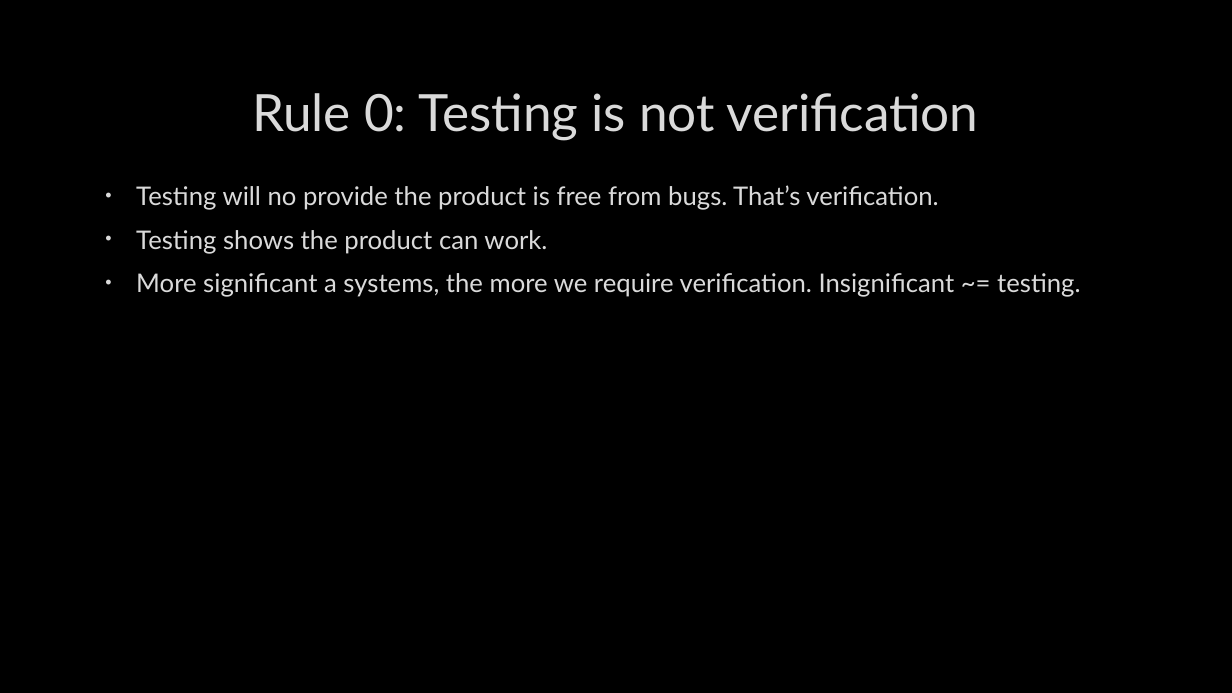
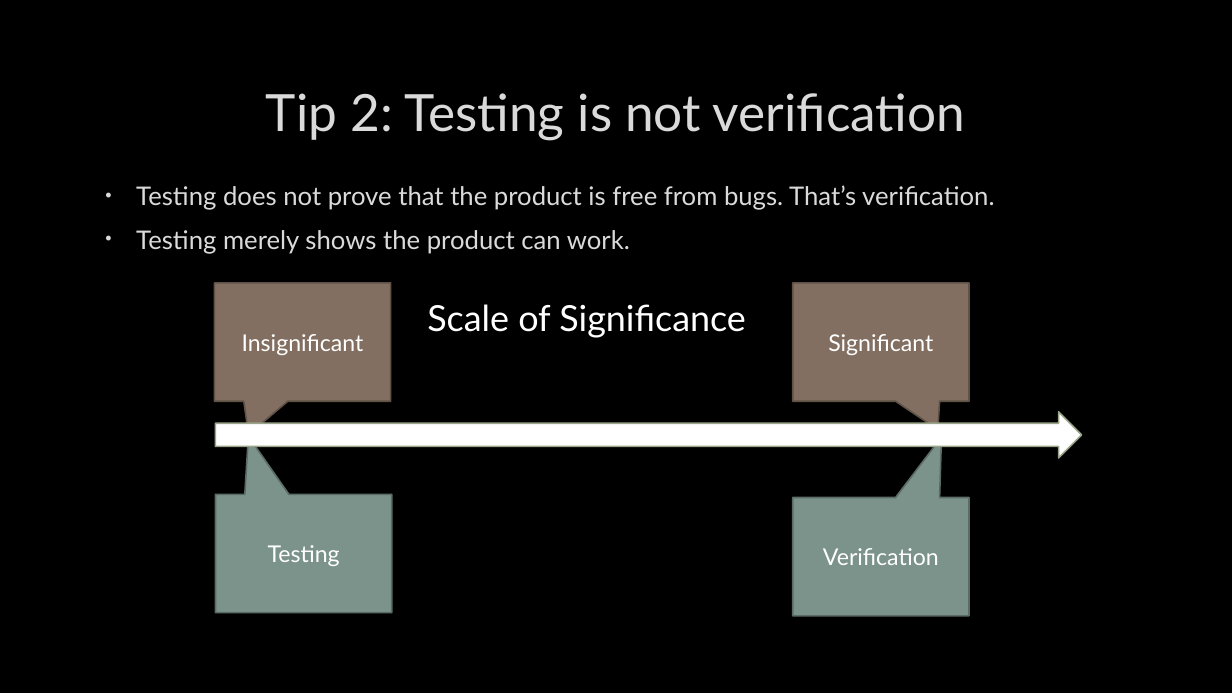
Before and after one commit to ddmee/pylondinium2018, a slide deck: slide 9 of testing - how to keep it simple.pptx. Drawn at 1232x693 pixels with LibreOffice and Linux fonts; fonts in the diff are those of the drawing; background and template pictures are left out. Boxes give left, top, right and bottom in pixels: in the first picture for what was removed or moved away, otherwise in the second. Text is boxed around its words. In the diff, an @@ line names an element or a change of style, - is before the commit and + after.

```diff
--- a/testing - how to keep it simple.pptx
+++ b/testing - how to keep it simple.pptx
@@ title at [266, 93, 965, 140]: text changed @@
-Rule 0: Testing is not verification
+Tip 2: Testing is not verification
@@ text at [136, 185, 994, 254]: text changed @@
-• Testing will no provide the product is free from bugs. That’s verification.
-• Testing shows the product can work.
-• More significant a systems, the more we require verification. Insignificant ~= testing.
+• Testing does not prove that the product is free from bugs. That’s verification.
+• Testing merely shows the product can work.
@@ speech box added at [214, 283, 391, 401], fill #826F61, outline #605248 1.25 pt, 18 pt, text #FFFFFF @@
+Insignificant
@@ speech box added at [793, 283, 970, 401], fill #826F61, outline #605248 1.25 pt, 18 pt, text #FFFFFF @@
+Significant
@@ text added at [427, 304, 746, 338], 28 pt, text #FFFFFF @@
+Scale of Significance
@@ right arrow added at [215, 412, 1081, 458], fill #FFFFFF, outline #9AA489 1.25 pt @@
@@ speech box added at [215, 494, 392, 613], fill #7C938B, outline #5C6D67 1.25 pt, 18 pt, text #FFFFFF @@
+Testing
@@ speech box added at [793, 497, 970, 616], fill #7C938B, outline #5C6D67 1.25 pt, 18 pt, text #FFFFFF @@
+Verification
```
Also in this commit, not shown: 10 other slides changed, 2 slides added, 1 other file.
